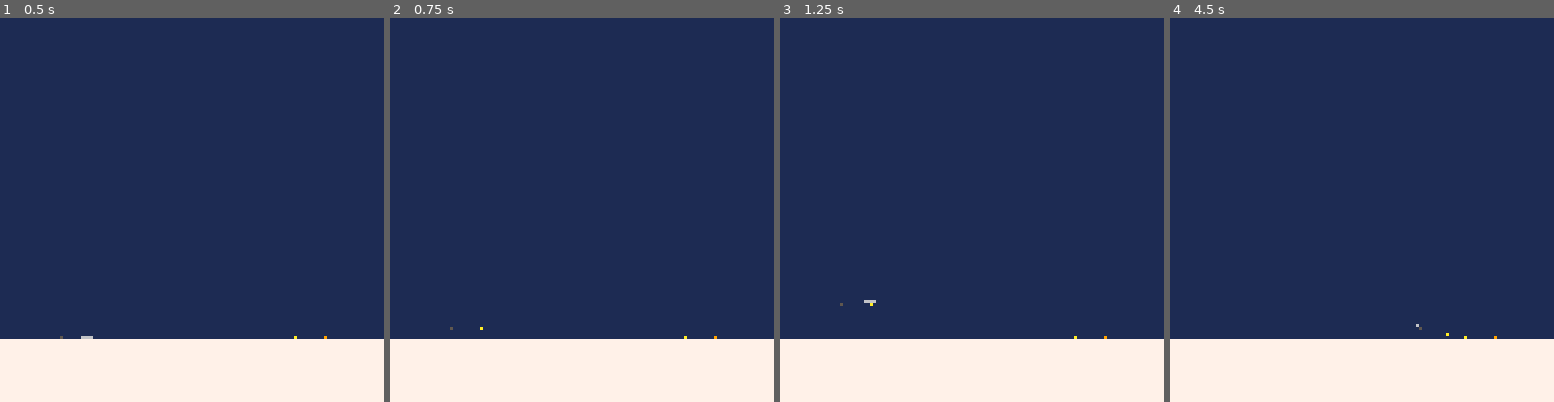
Above: before the commit, frames 1-4 (left to right).
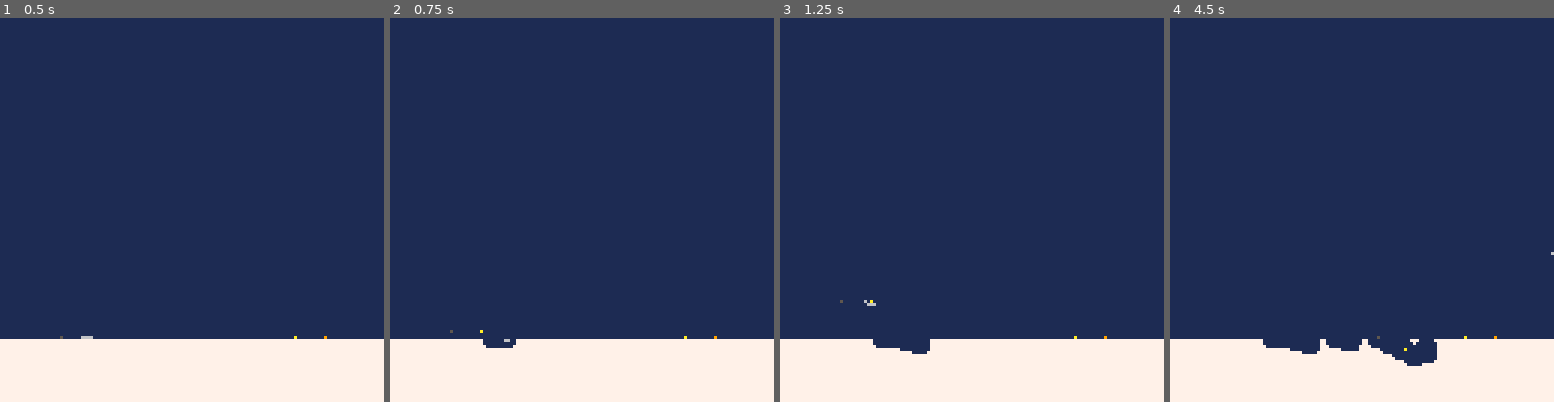
Above: after the commit, the same moments.

Repository: iamapea/miniature_jam
Game: PICO-8 cartridge mini.p8
Two runs of this game, one before a commit and one after it. Both use one fixed random seed, a clock stepped at 60 frames per second and the inputs below.
Inputs:
- Up to frame 1 (0.5 s): tap X (X key) at 0.33 s
- Up to frame 2 (0.75 s): tap O (Z key) at 0.7 s
- Up to frame 3 (1.25 s): tap X (X key) at 1.07 s
- Up to frame 4 (4.5 s): hold Right 1.6-2.1 s; tap O (Z key) every 0.4 s from 1.7 to 4.1 s; tap X (X key) at 1.85, 2.97, 4.08 s; hold Up 2.15-2.42 s; hold Right 2.47-3.03 s; hold Left 3.08-3.58 s; hold Down 3.63-3.97 s; hold Right from 4.02 s (still down)

Frame 1 is identical in both runs. In frame 2, 0.2% of the frame differs, in the area x 15-33%, y 80-86%; in frame 3, 0.5%; in frame 4, 1.6%, in the area x 24-100%, y 60-91%.

Commit message:
destroyable ground yay

Diff:
--- a/mini.p8
+++ b/mini.p8
@@ -111,9 +111,12 @@
  for b in all(bullets) do
   pset(b.x,b.y,col_bullet)
  end
+ --draw ground
  for row in all(ground) do
   for g in all(row) do
-   pset(g.x,g.y,g.c)
+   if g.exists then
+    pset(g.x,g.y,g.c)
+   end
   end
  end
 end
@@ -127,6 +130,7 @@
  it.vy = 0
  it.ay = grav_acc
  it.c = c --color
+ it.exists = true
  return it
 end
 
@@ -154,6 +158,7 @@
  it.vx = cos(aim)*v --velocity
  it.vy = sin(aim)*v
  it.ay = grav_acc_bullet
+ it.exp_rad = 4 --explosion radius
  it.is_explosive = true
  it.exploded = false
  it.remove = false
@@ -205,6 +210,14 @@
 function explode(t)
  t.exploded = true
  t.remove = true
+ --check distance to ground pixels
+ for row in all(ground) do
+  for g in all(row) do
+   if distance(g,t) < t.exp_rad then
+    g.exists = false
+   end
+  end
+ end
 end
 -->8
 -- input --------------------
@@ -245,9 +258,9 @@
 end
 -->8
 -- util -----------------
-function distance(t1,t2)
- return sqrt((t1.x - t2.x)^2 +
-             (t1.y - t2.y)^2)
+function distance(a,b)
+ return sqrt((a.x - b.x)^2 +
+             (a.y - b.y)^2)
 end
 __gfx__
 00000000000000000000000000000000000000000000000000000000000000000000000000000000000000000000000000000000000000000000000000000000
